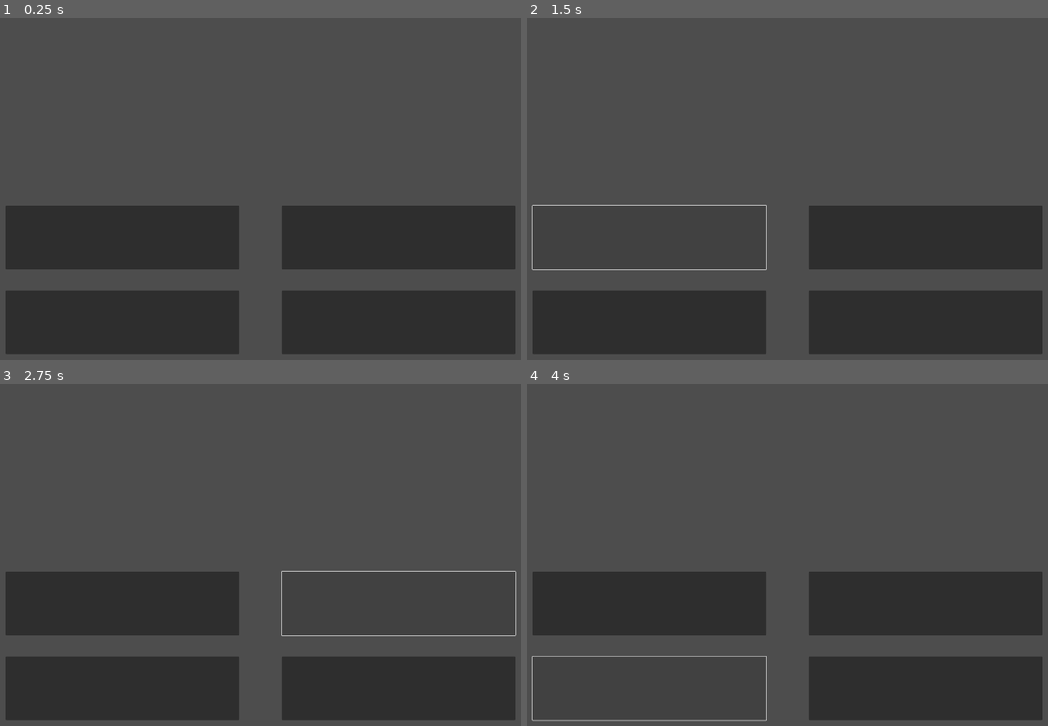
Above: before the commit, frames 1-4 (two rows, left to right).
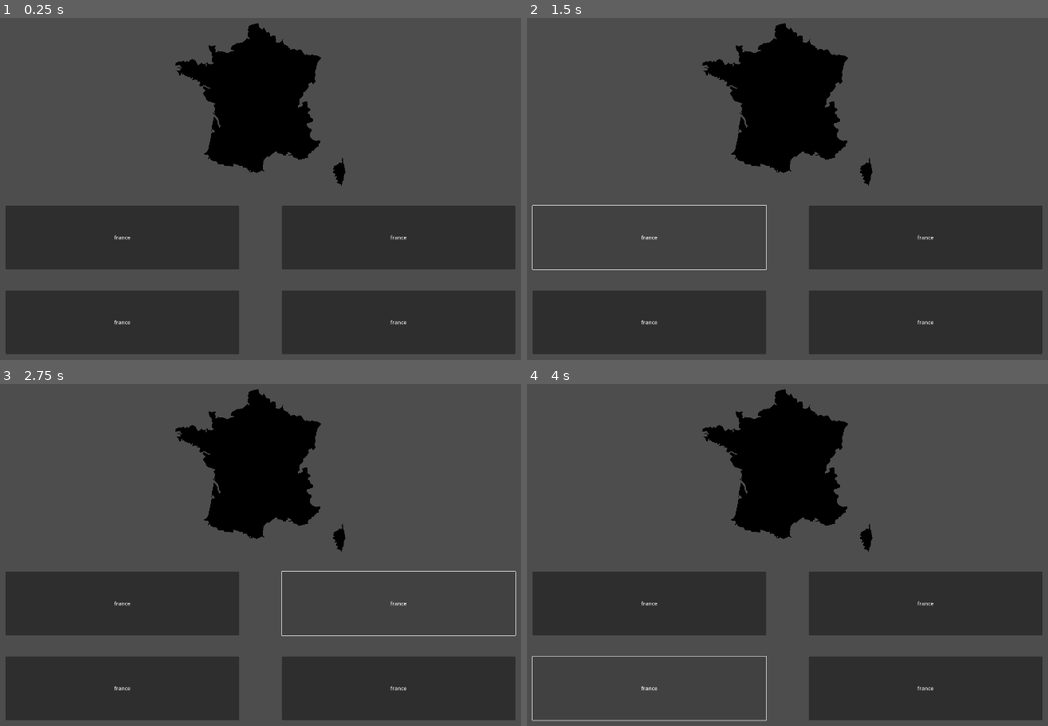
Above: after the commit, the same moments.

Repository: Nolan-Pin/GeoTrain
Game: Godot game, scene res://country_shape.tscn
The game is run twice, just before and just after one commit, with the same random seed, the same clock (stepped at 60 frames per second) and the same inputs. This scene is started directly instead of the project's main scene.
Inputs (mouse positions are in pixels of both pictures, inside the frame that each line leads up to):
- Up to frame 1 (0.25 s): no input
- Up to frame 2 (1.5 s): click (646, 322) at 0.5 s; click (646, 236) at 1.25 s
- Up to frame 3 (2.75 s): click (401, 602) at 2 s
- Up to frame 4 (4 s): click (928, 688) at 2.75 s; click (646, 688) at 3.5 s

The runs differ from the first frame. In frame 1, 7.3% of the frame differs, in the area x 21-78%, y 1-90%; in frame 2, 7.3%; in frame 3, 7.3%; in frame 4, 7.3%.

Commit message:
Fill the button text with randomly selected country

Diff:
--- a/country_shape.gd
+++ b/country_shape.gd
@@ -1,8 +1,11 @@
 extends CanvasLayer
 
-
+const nb_of_guess = 4
+var countries: AvailableCountry
 # Called when the node enters the scene tree for the first time.
 func _ready() -> void:
+	countries = load("res://data/available_country.tres")
+	start_round(0)
 	pass # Replace with function body.
 
 
@@ -10,7 +13,16 @@
 func _process(delta: float) -> void:
 	pass
 
-func load_country_list():
-	var file = FileAccess.open("res://data/country_attributes.tres", FileAccess.READ)
-	var content = file.get_as_text()
-	return content
+func start_round(country_index: int) -> void:
+	$Country.set_texture(countries.available[country_index].image)
+	var choices: Array[String] = [countries.available[country_index].en_name]
+
+	for i in range(nb_of_guess-1):
+		var random_country = countries.available[randi() % countries.available.size()]
+		choices.append(random_country.en_name)
+
+	choices.shuffle()
+	$Choice1.text = choices[0]
+	$Choice2.text = choices[1]
+	$Choice3.text = choices[2]
+	$Choice4.text = choices[3]
